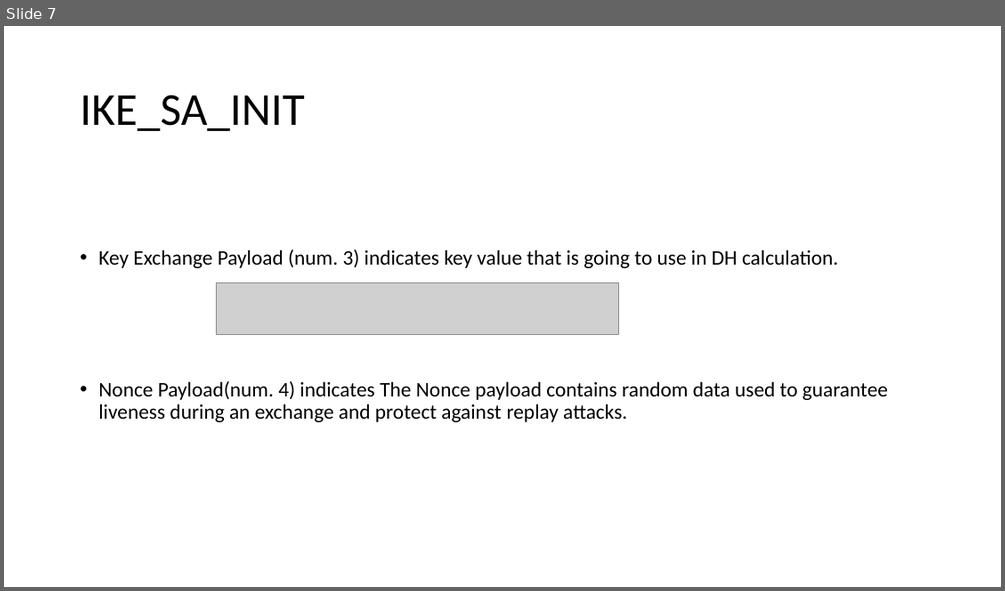
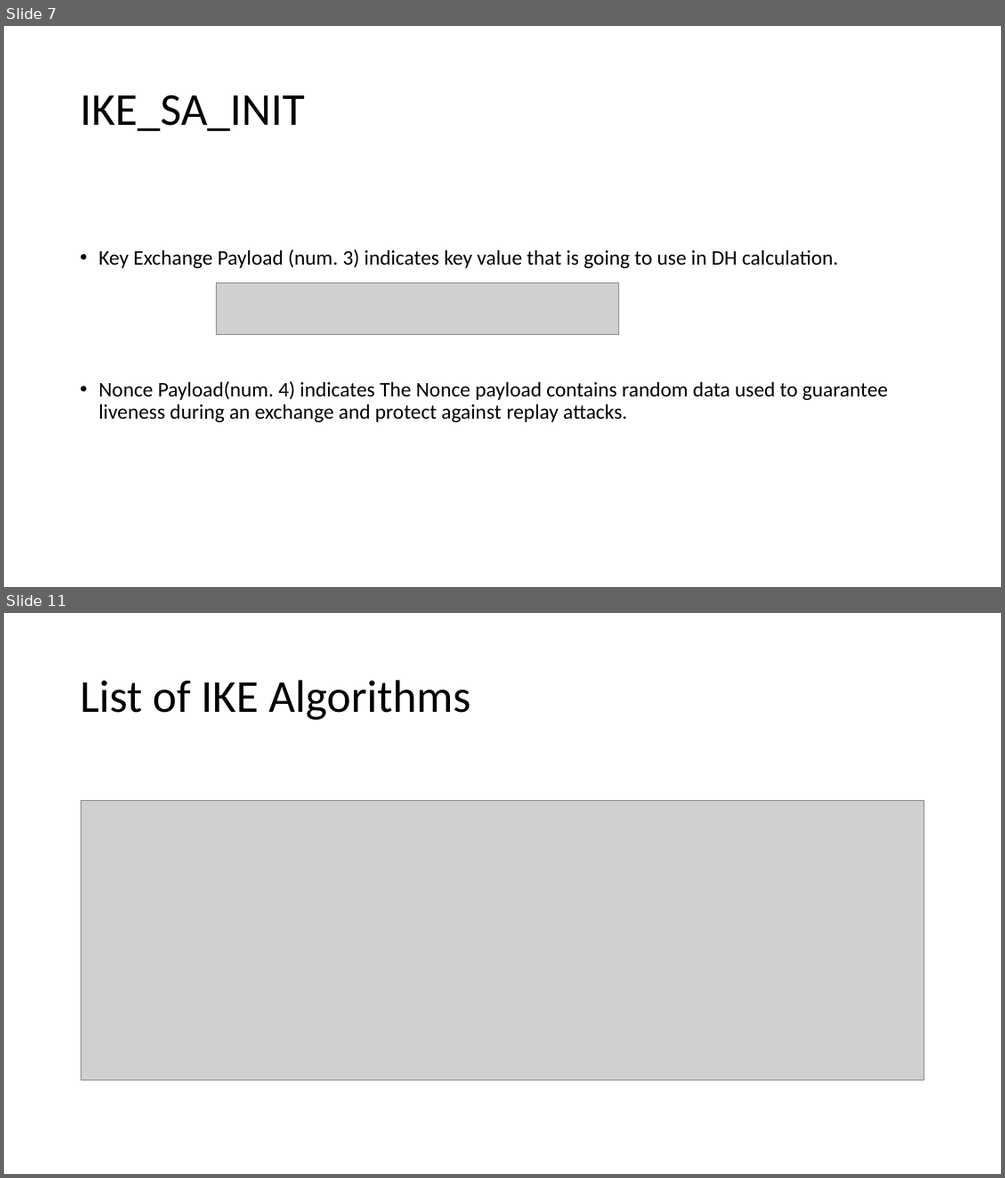
Before and after one commit to keskinadem/NetworkCryptology, a slide deck: Network/IKEV2.pptx. Shown one above the other, each under a label of ours: slide 7 before the commit, slides 7 and 11 after it; the slides between them are not shown. The pictures are 1005x591 and 1005x1178 pixels, drawn with LibreOffice and Linux fonts; fonts in the diff are those of the drawing; grey boxes stand for pictures. Boxes give left, top, right and bottom in pixels: in the first picture for what was removed or moved away, otherwise in the second. Text is boxed around its words. In the diff, an @@ line names an element or a change of style, - is before the commit and + after.

```diff
--- a/Network/IKEV2.pptx
+++ b/Network/IKEV2.pptx
@@ slide 11 added at (4, 613, 1001, 1174), background #FFFFFF @@
@@ title added at (80, 680, 470, 720), 44 pt, text #000000 @@
+List of IKE Algorithms
@@ picture added at (81, 801, 923, 1080) @@
```
Also in this commit, not shown: 3 slides changed, 3 other slides added, 1 slide removed, 5 other files.
